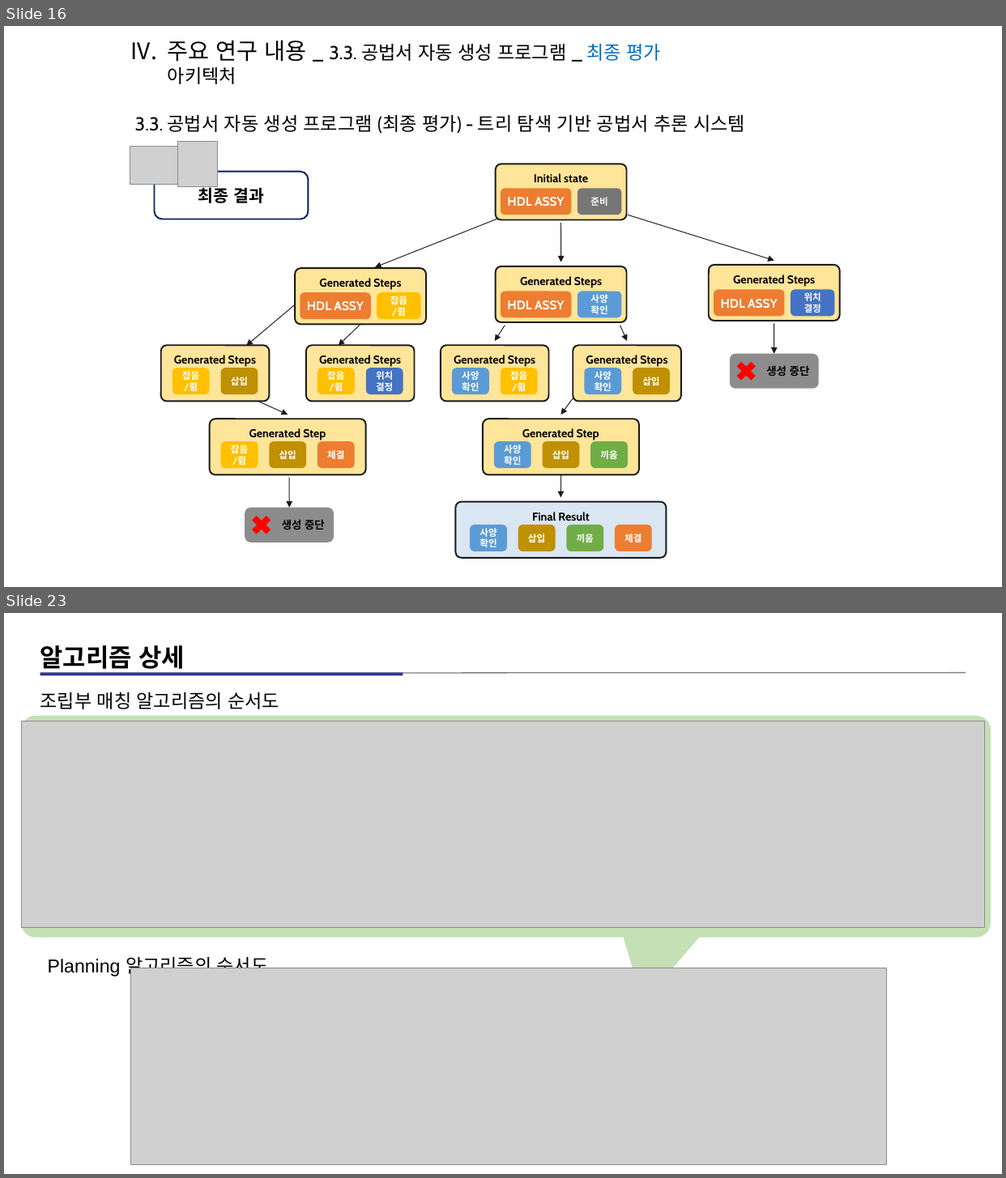
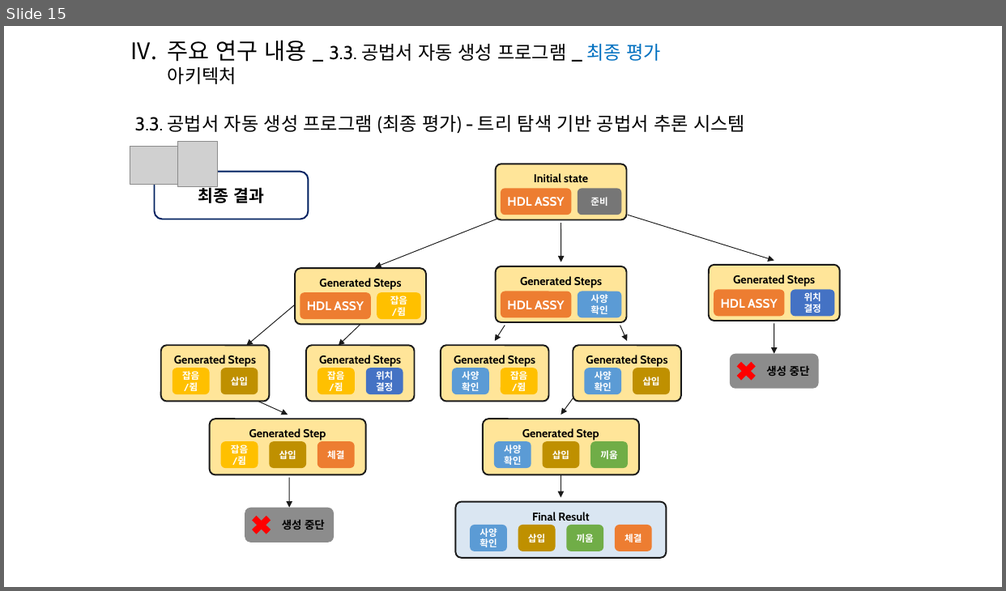
Before and after one commit to kimz1121/test, a slide deck: 현대차 심볼릭 플레너 예시 설명 자료_13_아키텍쳐_자료(작성중).pptx. Shown one above the other, each under a label of ours: slides 16 and 23 before the commit, slide 15 after it; the slides between them are not shown. The pictures are 1006x1178 and 1006x591 pixels, drawn with LibreOffice and Linux fonts; fonts in the diff are those of the drawing; grey boxes stand for pictures. Boxes give left, top, right and bottom in pixels: in the first picture for what was removed or moved away, otherwise in the second. Text is boxed around its words. In the diff, an @@ line names an element or a change of style, - is before the commit and + after.

```diff
--- a/현대차 심볼릭 플레너 예시 설명 자료_13_아키텍쳐_자료(작성중).pptx
+++ b/현대차 심볼릭 플레너 예시 설명 자료_13_아키텍쳐_자료(작성중).pptx
@@ slide 23 removed at (x1=4, y1=613, x2=1002, y2=1174), background #FFFFFF @@
@@ text removed at (x1=40, y1=645, x2=185, y2=674) @@
-알고리즘 상세
@@ line removed from (40, 673) to (966, 673) @@
@@ rectangle removed at (x1=40, y1=673, x2=403, y2=676) @@
@@ text removed at (x1=40, y1=692, x2=279, y2=709) @@
-조립부 매칭 알고리즘의 순서도
@@ rounded rectangle removed at (x1=21, y1=716, x2=991, y2=937) @@
@@ picture removed at (x1=21, y1=721, x2=985, y2=927) @@
@@ triangle removed at (x1=622, y1=934, x2=702, y2=1003) @@
@@ text removed at (x1=48, y1=954, x2=269, y2=977) @@
-Planning 알고리즘의 순서도
@@ picture removed at (x1=130, y1=969, x2=886, y2=1165) @@
@@ what was slide 16 is now slide 15 @@
```
Also in this commit, not shown: 3 slides changed, 2 slides added, 40 other slides removed.
